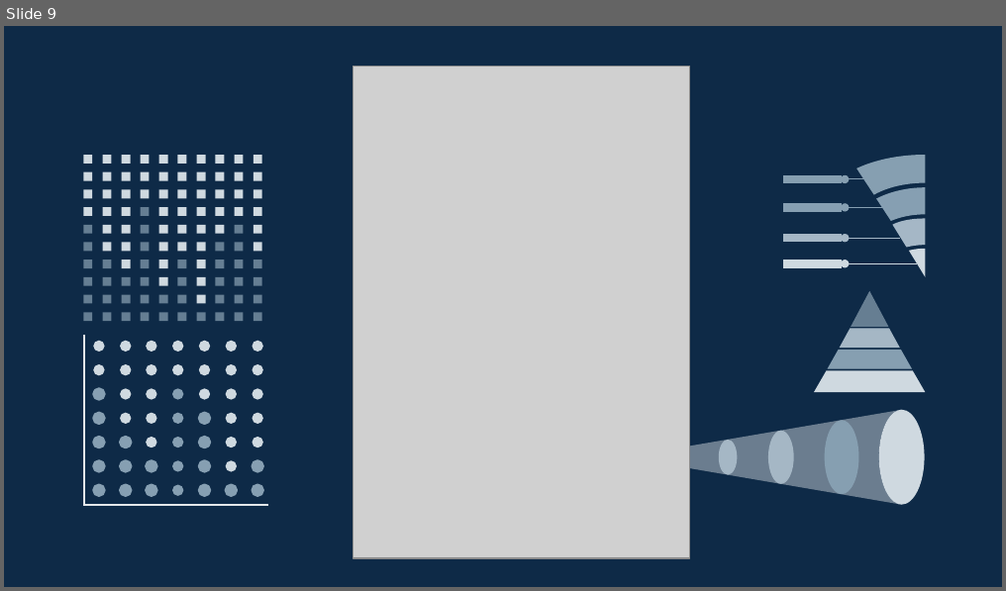
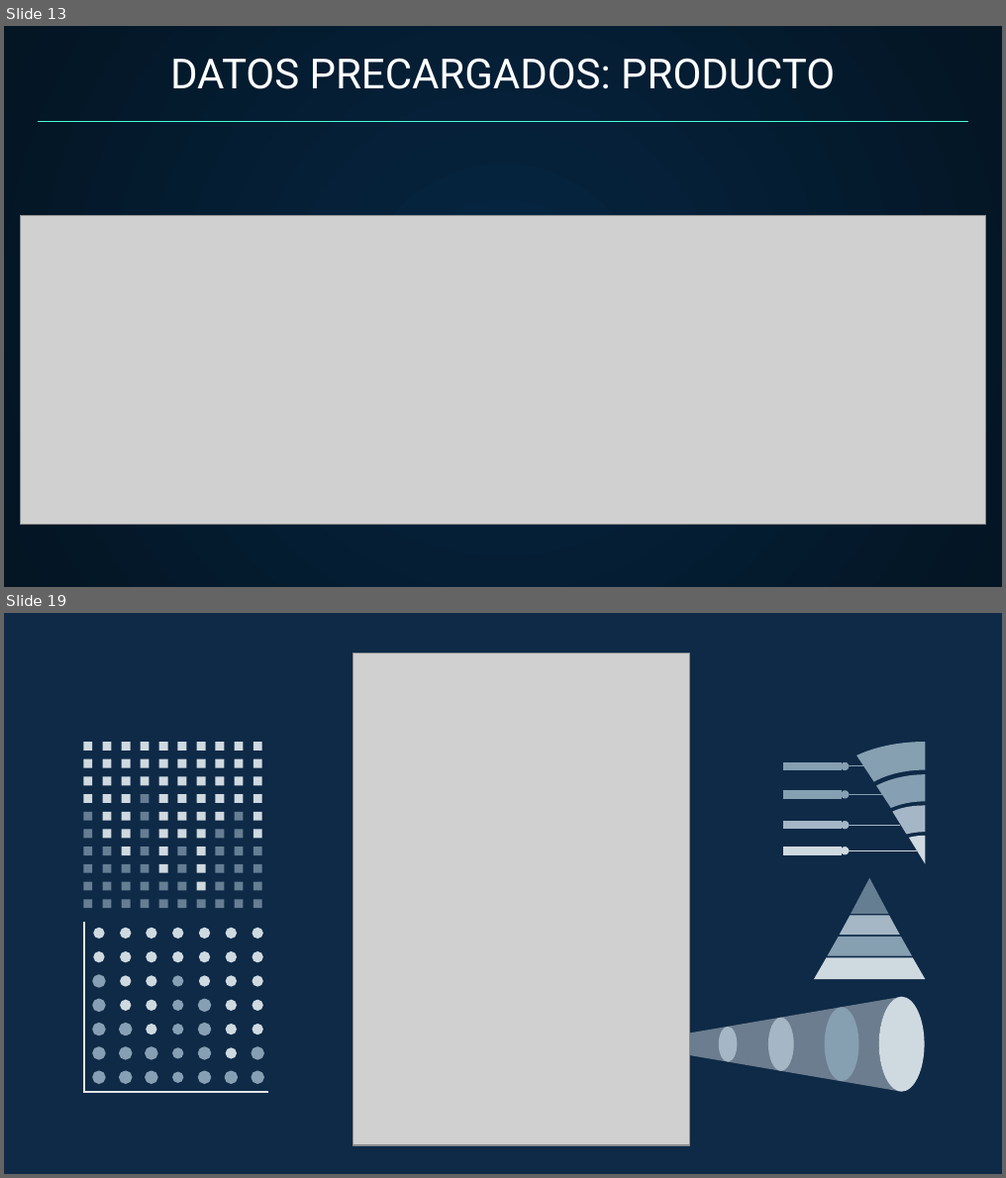
Before and after one commit to SaizMarcelo/PROYECTO-INFORMATICO, a slide deck: PPT_ProyectoFinal_G12.pptx. Shown one above the other, each under a label of ours: slide 9 before the commit, slides 13 and 19 after it; the slides between them are not shown. The pictures are 1006x591 and 1006x1178 pixels, drawn with LibreOffice and Linux fonts; fonts in the diff are those of the drawing; grey boxes stand for pictures. Boxes give left, top, right and bottom in pixels: in the first picture for what was removed or moved away, otherwise in the second. Text is boxed around its words. In the diff, an @@ line names an element or a change of style, - is before the commit and + after.

```diff
--- a/PPT_ProyectoFinal_G12.pptx
+++ b/PPT_ProyectoFinal_G12.pptx
@@ slide 13 added at [4,26,1002,587], background gradient #052643 to #041523 @@
@@ title added at [170,58,835,89], 30 pt, text #FFFFFF @@
+DATOS PRECARGADOS: PRODUCTO
@@ line added from (38, 122) to (968, 122), #48FFD5 0.75 pt @@
@@ picture added at [21,216,986,525] @@
@@ what was slide 9 is now slide 19 @@
```
Also in this commit, not shown: 5 slides changed, 12 other slides added, 2 slides removed.
